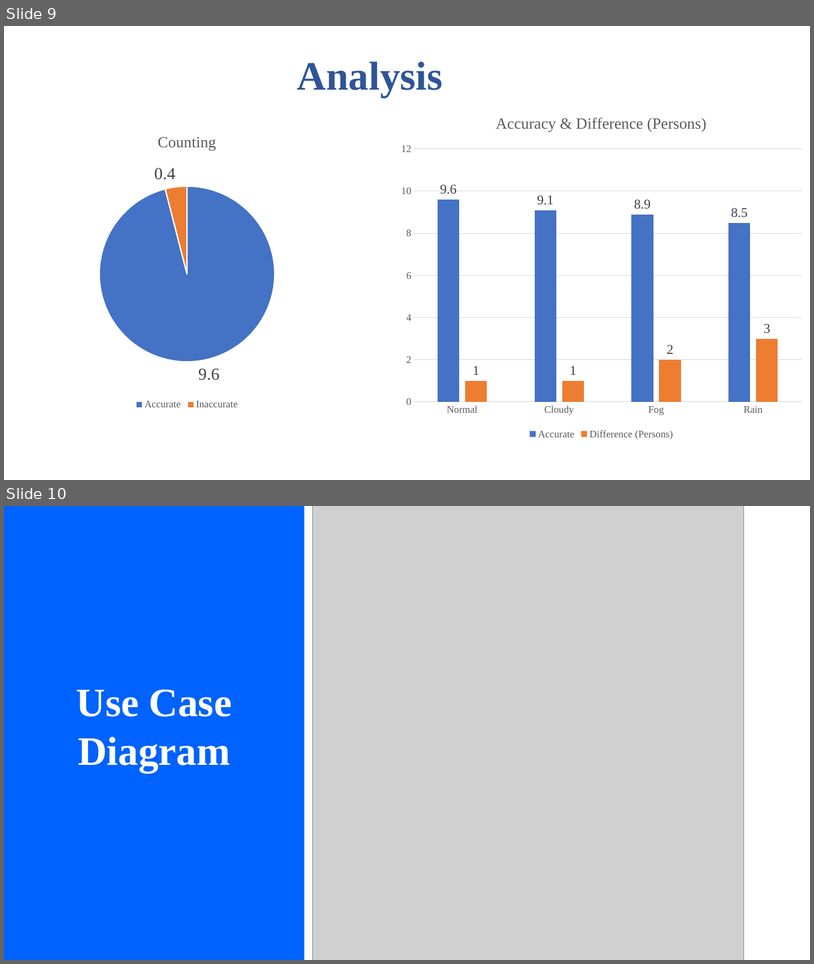
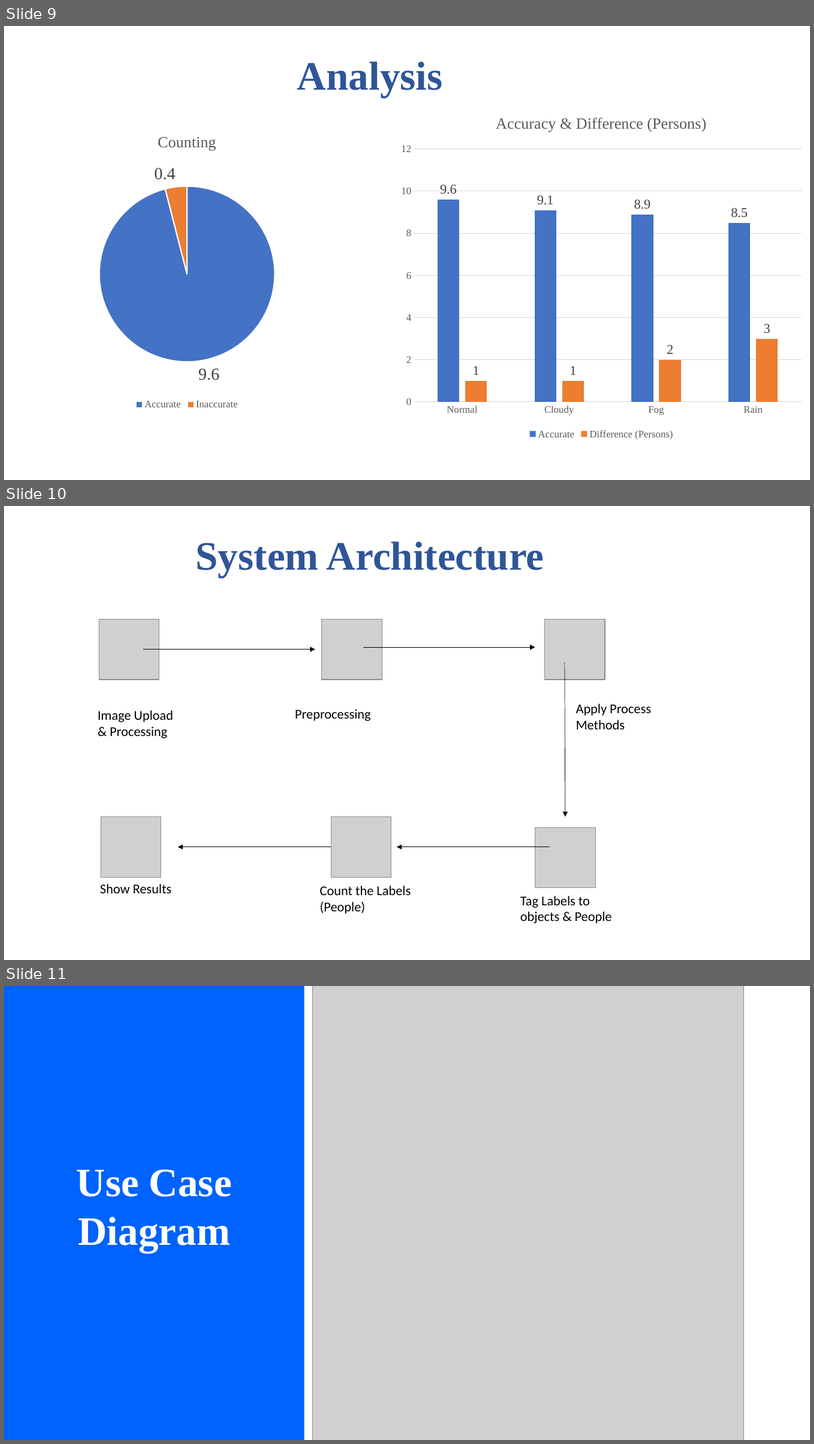
Before and after one commit to Chakrapani2122/Major-Project, a slide deck: Major Project.pptx. Shown one above the other, each under a label of ours: slides 9 and 10 before the commit, slides 9, 10 and 11 after it. The pictures are 814x964 and 814x1444 pixels, drawn with LibreOffice and Linux fonts; fonts in the diff are those of the drawing; grey boxes stand for pictures. Boxes give left, top, right and bottom in pixels: in the first picture for what was removed or moved away, otherwise in the second. Text is boxed around its words. In the diff, an @@ line names an element or a change of style, - is before the commit and + after.

```diff
--- a/Major Project.pptx
+++ b/Major Project.pptx
@@ slide 10 added at (4,506,810,960), background #FFFFFF @@
@@ text added at (196,541,545,577), 48 pt, text #2F5597, bold @@
+System Architecture
@@ picture added at (99,619,159,679) @@
@@ picture added at (321,619,382,679) @@
@@ picture added at (545,619,605,679) @@
@@ arrow added from (143, 649) to (315, 649), #000000 0.5 pt @@
@@ arrow added from (363, 647) to (535, 647), #000000 0.5 pt @@
@@ arrow added from (565, 662) to (566, 816), #000000 0.5 pt @@
@@ text added at (576,703,651,729), 16 pt, text #000000 @@
+Apply Process Methods
@@ text added at (98,710,173,738), 16 pt, text #000000 @@
+Image Upload & Processing
@@ text added at (295,709,371,721), 16 pt, text #000000 @@
+Preprocessing
@@ picture added at (101,816,161,877) @@
@@ picture added at (331,816,392,877) @@
@@ picture added at (535,827,596,888) @@
@@ arrow added from (331, 847) to (178, 847), #000000 0.5 pt @@
@@ arrow added from (550, 847) to (397, 847), #000000 0.5 pt @@
@@ text added at (100,883,172,893), 16 pt, text #000000 @@
+Show Results
@@ text added at (320,885,411,913), 16 pt, text #000000 @@
+Count the Labels (People)
@@ text added at (521,895,612,923), 16 pt, text #000000 @@
+Tag Labels to objects & People
@@ what was slide 10 is now slide 11 @@
```
Also in this commit, not shown: 4 slides changed, 4 other slides added, 7 other files.
